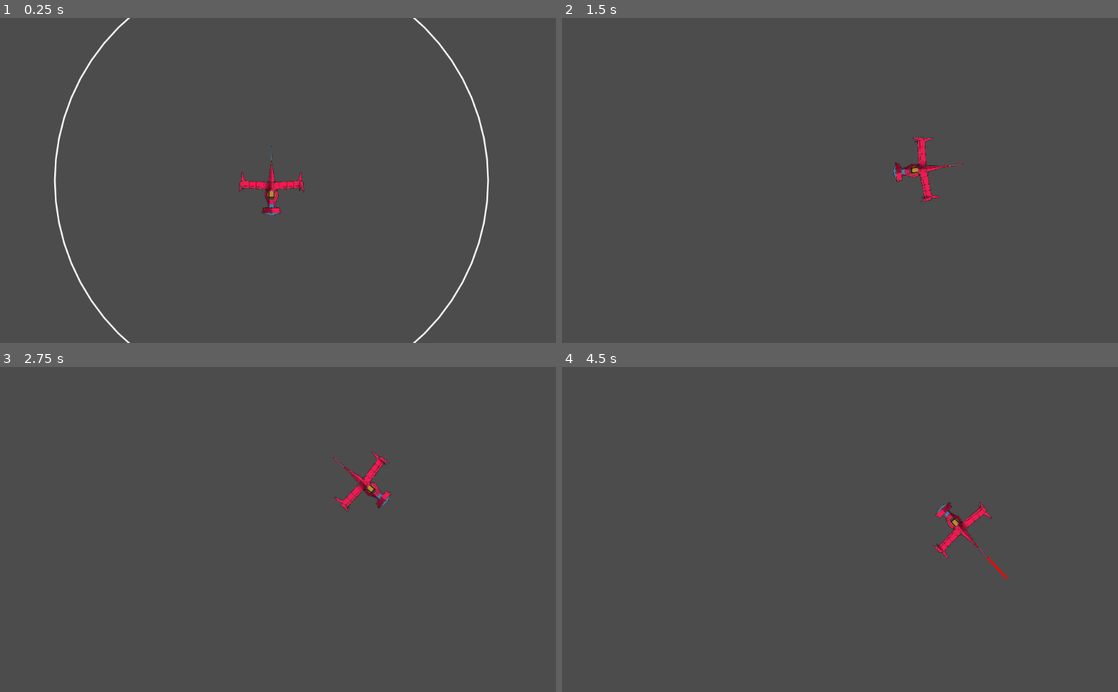
Above: before the commit, frames 1-4 (two rows, left to right).
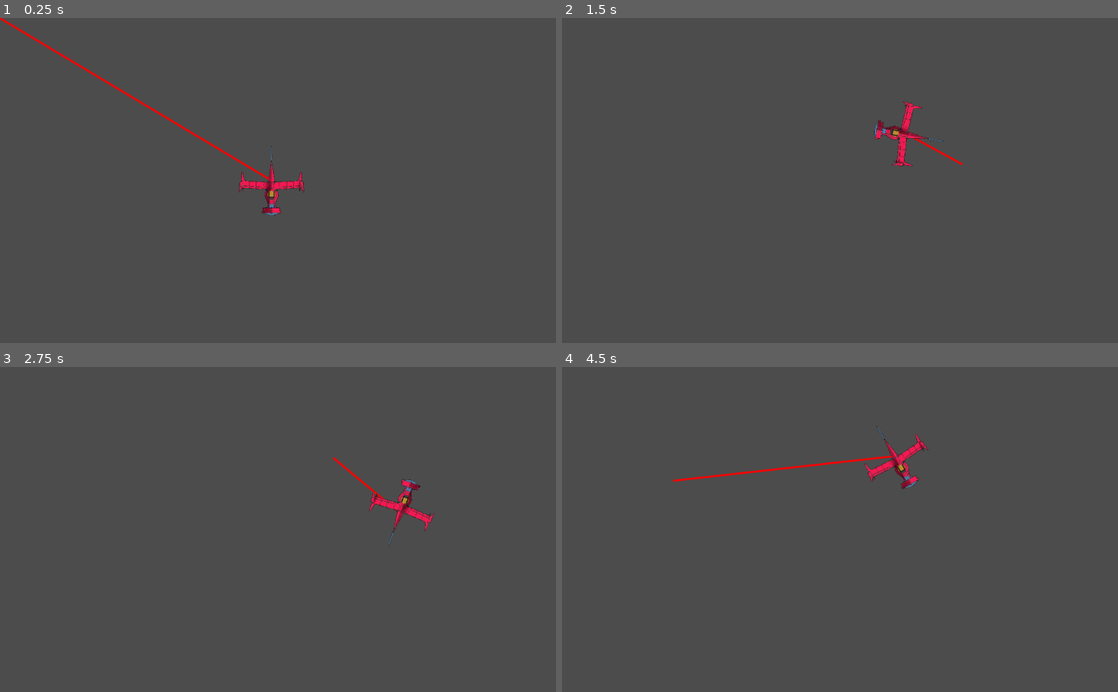
Above: after the commit, the same moments.

Repository: Athakaspen/spacetrpg
Game: Godot game, scene res://Scenes/Scene1.tscn
Two runs of this game, one before a commit and one after it. Both use one fixed random seed, a clock stepped at 60 frames per second and the inputs below.
Inputs (mouse positions are in pixels of both pictures, inside the frame that each line leads up to):
- Up to frame 1 (0.25 s): no input
- Up to frame 2 (1.5 s): tap Enter at 0.5 s; move the mouse to (962, 164) at 0.52 s; click (962, 164) at 0.6 s; move the mouse to (728, 196) at 1.27 s; click (728, 196) at 1.35 s
- Up to frame 3 (2.75 s): move the mouse to (333, 458) at 2.02 s; click (333, 458) at 2.1 s
- Up to frame 4 (4.5 s): move the mouse to (812, 594) at 2.77 s; click (812, 594) at 2.85 s; move the mouse to (1006, 578) at 3.52 s; click (1006, 578) at 3.6 s; move the mouse to (673, 480) at 4.27 s; click (673, 480) at 4.35 s

The runs differ from the first frame. In frame 1, 1.3% of the frame differs, in the area x 0-88%, y 0-100%; in frame 2, 1.1%; in frame 3, 1.0%; in frame 4, 1.4%, in the area x 19-81%, y 18-66%.

Commit message:
Animation finished; html export

Diff:
--- a/Scripts/Swordfish.gd
+++ b/Scripts/Swordfish.gd
@@ -1,22 +1,32 @@
 extends Node2D
 
-enum MODE {
+enum STATE {
 	WAITING_FOR_INPUT
-	ACCELERATING
-	DECELERATING
+	MOVING
+	}
+enum TURNSTATE {
+	STATIC
+	TURNING
+	}
+enum MOVESTATE {
+	STATIC
+	MOVING
 	}
 
 
-export var moveDist = 400;
+export var moveDist = 3000;
 
-var STATE;
+var acceleration = 500; # units/sec/sec
+var maxSpeed = 1000; # units/sec
+var angleAcceleration = 6; # rad/sec/sec
+var angleMaxspeed = 10; # rad/sec
+
+var State;
+var MoveState;
+var TurnState;
 var goalPosition;
-var acceleration = 500;
-var maxSpeed = 1500;
-var velocity = Vector2(0,0);
-var angle_acceleration = 1;
-var angle_maxspeed = 1;
-var angle_velocity = 0;
+var velocity = Vector2(0,0); # current velocity vector
+var turnVelocity = 0.0; # current turning speed (in radians)
 
 var draw_moveline;
 var draw_range;
@@ -24,44 +34,76 @@
 var mousePos
 # Called when the node enters the scene tree for the first time.
 func _ready():
-	self.STATE = MODE.WAITING_FOR_INPUT
+	self.State = STATE.WAITING_FOR_INPUT;
+	self.MoveState = MOVESTATE.STATIC;
+	self.TurnState = TURNSTATE.STATIC;
 
 # Called every frame. 'delta' is the elapsed time since the previous frame.
 func _process(delta):
+
 	# Determine what type of action to take
-	match self.STATE:
+	match self.State:
 		# Waiting for a new mouse click from user.
-		MODE.WAITING_FOR_INPUT:
+		STATE.WAITING_FOR_INPUT:
 			mousePos = get_viewport().get_mouse_position()
 			# Draw line from ship to mouse if mouse is in range.
 			draw_moveline = self.position.distance_to(mousePos) <= moveDist
 			draw_range = self.position.distance_to(mousePos) >= moveDist
 			if Input.is_action_just_pressed("MoveShip"):
-				if self.position.distance_to(mousePos) <= moveDist:
+				if self.position.distance_to(mousePos) <= moveDist and self.position.distance_to(mousePos) > 5: # Move if the new position is in range, but restrict exceptionally small movements.
 					initiateMove(mousePos)
 
+				# OLD MOVEMENT CODE
 		# Animating movement to new location, do not accept new movement commands.
-		MODE.ACCELERATING:
-			self.velocity.y -= acceleration*delta; # add acceleration to velocity vector (-y = forward)
-			velocity.y = clamp(velocity.y, -maxSpeed, maxSpeed)
-			applyVelocity(delta)
-			if self.position.distance_to(goalPosition)<=pow(velocity.y,2)/(2*acceleration): # If the remaining distance is less than the braking distance,
-				self.STATE = MODE.DECELERATING; # begin decelerating.
+		STATE.MOVING:
 
-		MODE.DECELERATING:
-			self.velocity.y += acceleration*delta; # subtract acceleration from velocity vector (+y = reverse)
-			applyVelocity(delta)
-			if velocity.y>=0: # if the ship has come to a stop,
-				velocity.y = 0; # remove all extra velocity
-				self.position = goalPosition; # move to exactly the target position
-				STATE = MODE.WAITING_FOR_INPUT # change state
+			match self.TurnState:
+				TURNSTATE.STATIC:
+					pass
+				TURNSTATE.TURNING:
+					var angleTo = self.get_angle_to(goalPosition)+PI/2; # get relative angle to goal position
+					if angleTo >= PI: angleTo = -2*PI+angleTo; #correct for ship direction not being 0 radians
+					if abs(angleTo)>pow(turnVelocity,2)/(2*angleAcceleration): # If the remaining angle is more than the braking angle,
+						turnVelocity += sign(angleTo)*angleAcceleration*delta # speed up
+						turnVelocity = clamp(turnVelocity, -angleMaxspeed, angleMaxspeed) # do not exceed max angular velocity
+					else: # If the remaining angle is less than or equal to the braking angle,
+						turnVelocity -= sign(angleTo)*angleAcceleration*delta # slow down
+					applyAngularVelocity(delta);
+					angleTo = self.get_angle_to(goalPosition)+PI/2; # get relative angle to goal position
+					if angleTo >= PI: angleTo = -2*PI+angleTo; #correct for ship direction not being 0 radians
+					if MoveState == MOVESTATE.STATIC and abs(angleTo) <= clamp(self.position.distance_to(goalPosition)/(acceleration/4),0,1)*PI/2:
+						MoveState = MOVESTATE.MOVING
+					if abs(angleTo) <= 0.02: # snap to angle if within given range
+						self.rotation += angleTo
+						turnVelocity = 0.0
+						self.TurnState = TURNSTATE.STATIC
+
+			match self.MoveState:
+				MOVESTATE.STATIC:
+					pass
+				MOVESTATE.MOVING:
+					var distanceTo = self.position.distance_to(goalPosition)
+					if distanceTo>pow(velocity.y,2)/(2*acceleration): # If the remaining distance is greater than the braking distance,
+						self.velocity.y -= acceleration*delta; # add acceleration to velocity vector (-y = forward)
+						velocity.y = clamp(velocity.y, -maxSpeed, maxSpeed)
+					else:
+						self.velocity.y += acceleration*delta; # subtract acceleration from velocity vector (+y = reverse)
+					applyVelocity(delta)
+					if self.position.distance_to(goalPosition) >= distanceTo:
+						velocity.y = 0; # remove all extra velocity
+						self.position = goalPosition; # move to exactly the goal position
+						MoveState = MOVESTATE.STATIC;
+						TurnState = TURNSTATE.STATIC;
+						turnVelocity = 0.0
+						State = STATE.WAITING_FOR_INPUT;
+
 
 	# Run the draw function each frame
 	update()
 
 func _draw():
 	if draw_range:
-		draw_ring(Vector2(0,0), moveDist, 2, Color.white, 64)
+		draw_ring(Vector2(0,0), moveDist, 2, Color.white, 84)
 	if draw_moveline == true:
 		draw_line(Vector2(0,0), to_local(mousePos), Color.red, 2.5, true)
 
@@ -73,14 +115,19 @@
 
 	while drawCounter<resolution:
 		endl = startl.rotated(2*PI/resolution)
-		draw_line(startl, endl, color, thickness, true)
+		if !drawCounter%3:
+			draw_line(startl, endl, color, thickness, true)
 		startl = endl
 		drawCounter+=1
 
 func initiateMove(Position):
 	self.goalPosition = Position
-	self.rotation += get_angle_to(goalPosition)+deg2rad(90) # instantly rotate to face target
-	self.STATE = MODE.ACCELERATING
+	self.State = STATE.MOVING
+	self.TurnState = TURNSTATE.TURNING
+	self.MoveState = MOVESTATE.STATIC
 
 func applyVelocity(delta):
 	self.position += velocity.rotated(self.rotation)*delta # Apply velocity relative to ship OCS
+
+func applyAngularVelocity(delta):
+	self.rotation += turnVelocity*delta # apply angular velocity to currect rotation
Binary file added: docs/2019-09-03.png
Not shown, added: export_presets.cfg
Not shown, added: Exports/2019-09-03.html
Not shown, added: Exports/2019-09-03.js
Not shown, added: Exports/2019-09-03.pck
Not shown, added: Exports/2019-09-03.png
Not shown, added: Exports/2019-09-03.wasm
Not shown, added: Exports/2019-09-03.zip
Not shown, added: docs/2019-09-03.html
Not shown, added: docs/2019-09-03.js
Not shown, added: docs/2019-09-03.pck
Not shown, added: docs/2019-09-03.wasm
